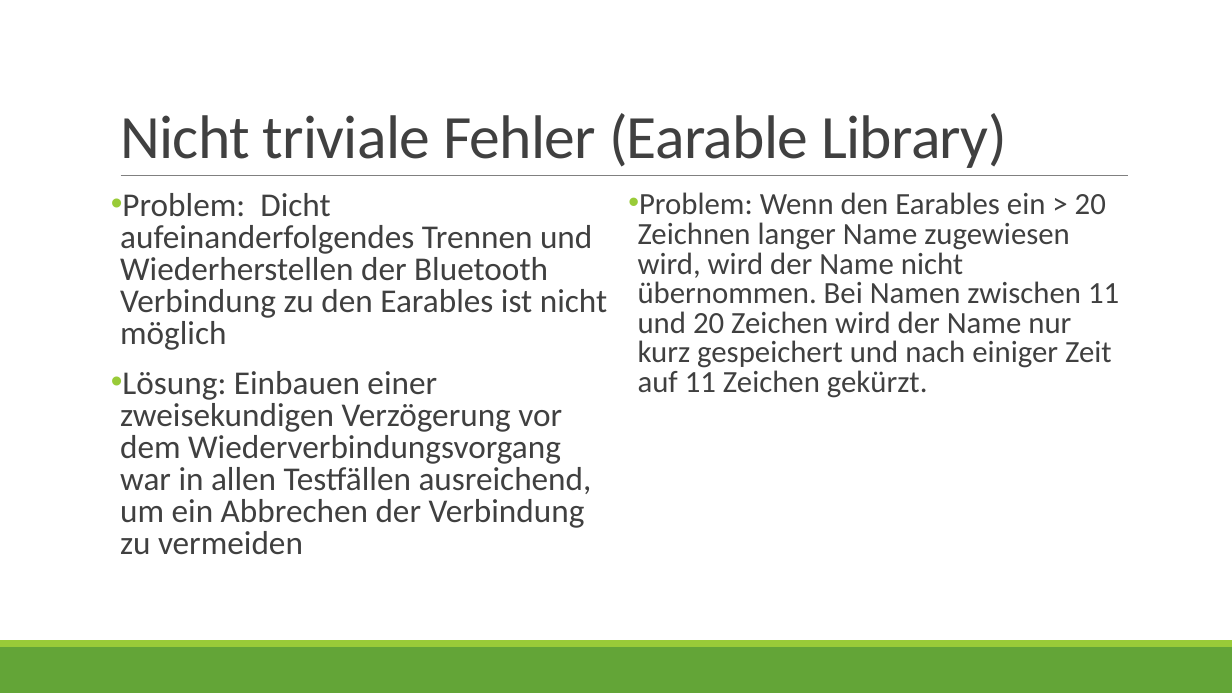
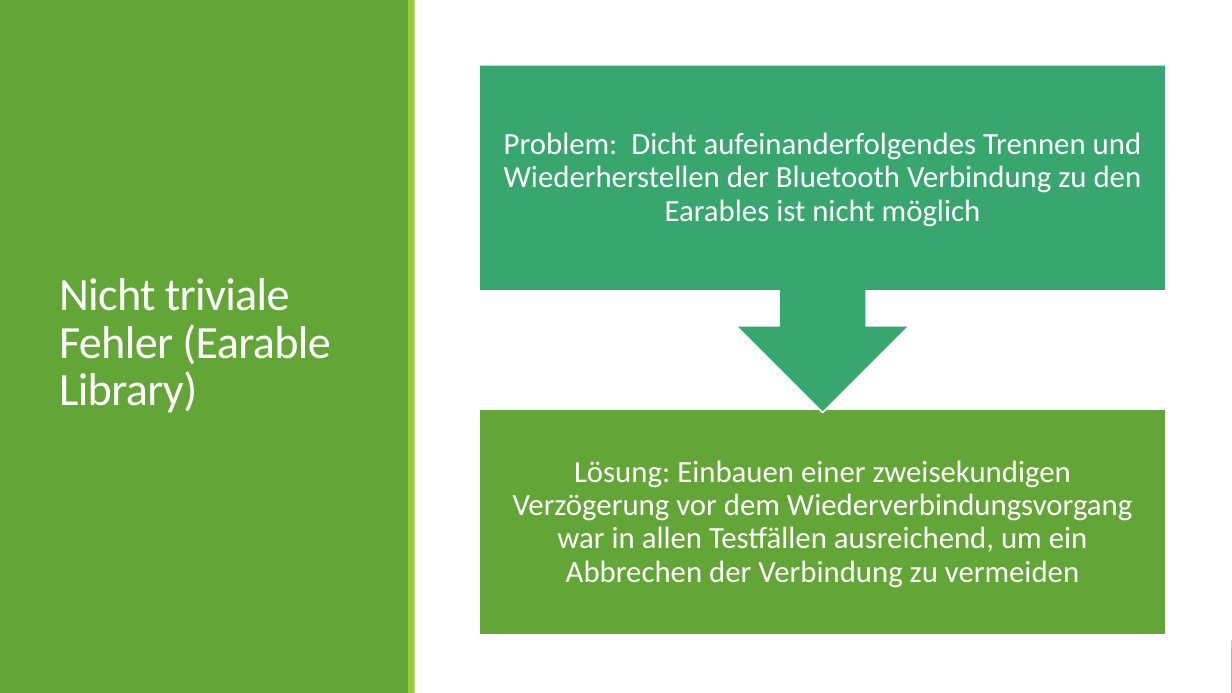
Before and after one commit to YHB-eSense/eSense, a slide deck: slide 8 of Dokumente/04 - Validierung/Validierung.pptx (slide 7 before the commit). Drawn at 1232x693 pixels with LibreOffice and Linux fonts; fonts in the diff are those of the drawing. Boxes give left, top, right and bottom in pixels: in the first picture for what was removed or moved away, otherwise in the second. Text is boxed around its words. In the diff, an @@ line names an element or a change of style, - is before the commit and + after.

Commit message:
Used MS Design ideas for pp

```diff
--- a/Dokumente/04 - Validierung/Validierung.pptx
+++ b/Dokumente/04 - Validierung/Validierung.pptx
@@ rectangle added at (0,0,1232,693), fill #FFFFFF @@
@@ rectangle added at (0,0,409,693), fill #63A537 @@
@@ rectangle added at (409,0,415,693), fill #99CB38 @@
@@ title "Nicht triviale Fehler (Earable Library)": place and size @@
-title "Nicht triviale Fehler (Earable Library)" at (120,113,1007,168)
+title "Nicht triviale Fehler (Earable Library)" at (59,278,330,413)
@@ title "Nicht triviale Fehler (Earable Library)" at (59,278,330,413): size 48 to 36 pt, text colour #404040 to #FFFFFF; vertical alignment bottom to middle @@
@@ group added at (480,65,1166,636): 2 texts, 1 rectangle, 1 up arrow callout @@
+Lösung: Einbauen einer zweisekundigen Verzögerung vor dem Wiederverbindungsvorgang war in allen Testfällen ausreichend, um ein Abbrechen der Verbindung zu vermeiden
+Problem: Dicht aufeinanderfolgendes Trennen und Wiederherstellen der Bluetooth Verbindung zu den Earables ist nicht möglich
@@ line removed from (121, 176) to (1128, 176) @@
@@ text removed at (120,193,607,554) @@
-• Problem: Dicht aufeinanderfolgendes Trennen und Wiederherstellen der Bluetooth Verbindung zu den Earables ist nicht möglich
-• Lösung: Einbauen einer zweisekundigen Verzögerung vor dem Wiederverbindungsvorgang war in allen Testfällen ausreichend, um ein Abbrechen der Verbindung zu vermeiden
@@ text removed at (638,192,1119,398) @@
-• Problem: Wenn den Earables ein > 20 Zeichnen langer Name zugewiesen wird, wird der Name nicht übernommen. Bei Namen zwischen 11 und 20 Zeichen wird der Name nur kurz gespeichert und nach einiger Zeit auf 11 Zeichen gekürzt.
```
Also in this commit, not shown: 5 other slides changed, 1 slide added.
